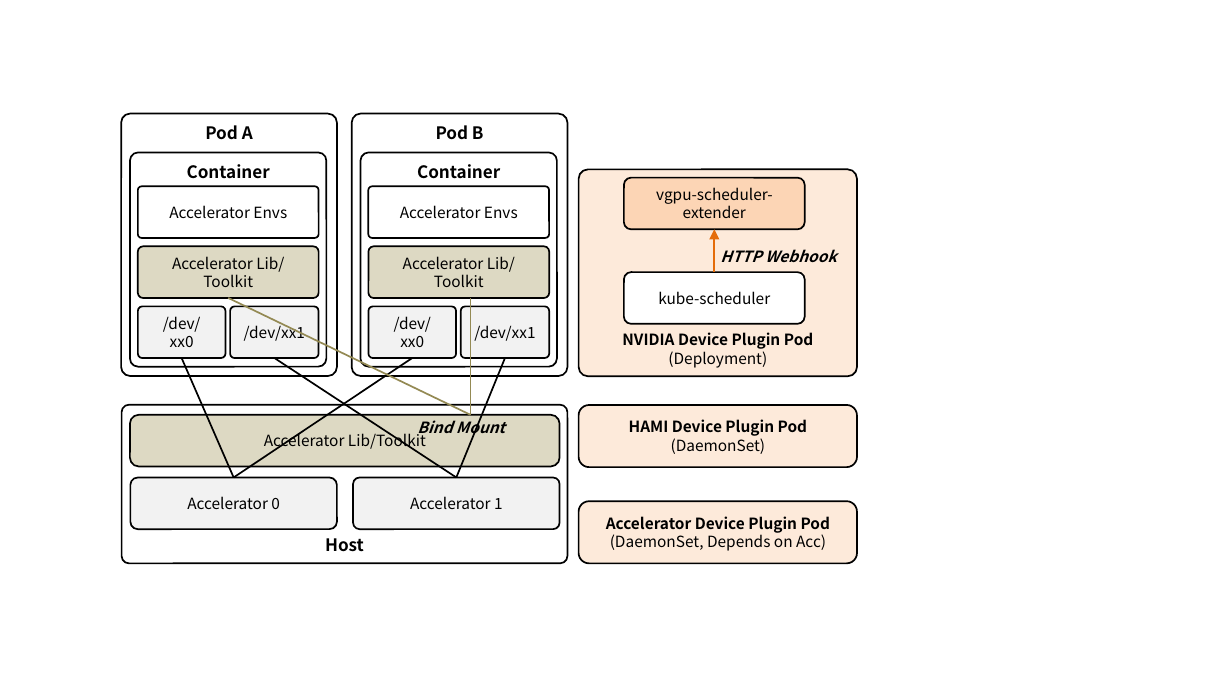
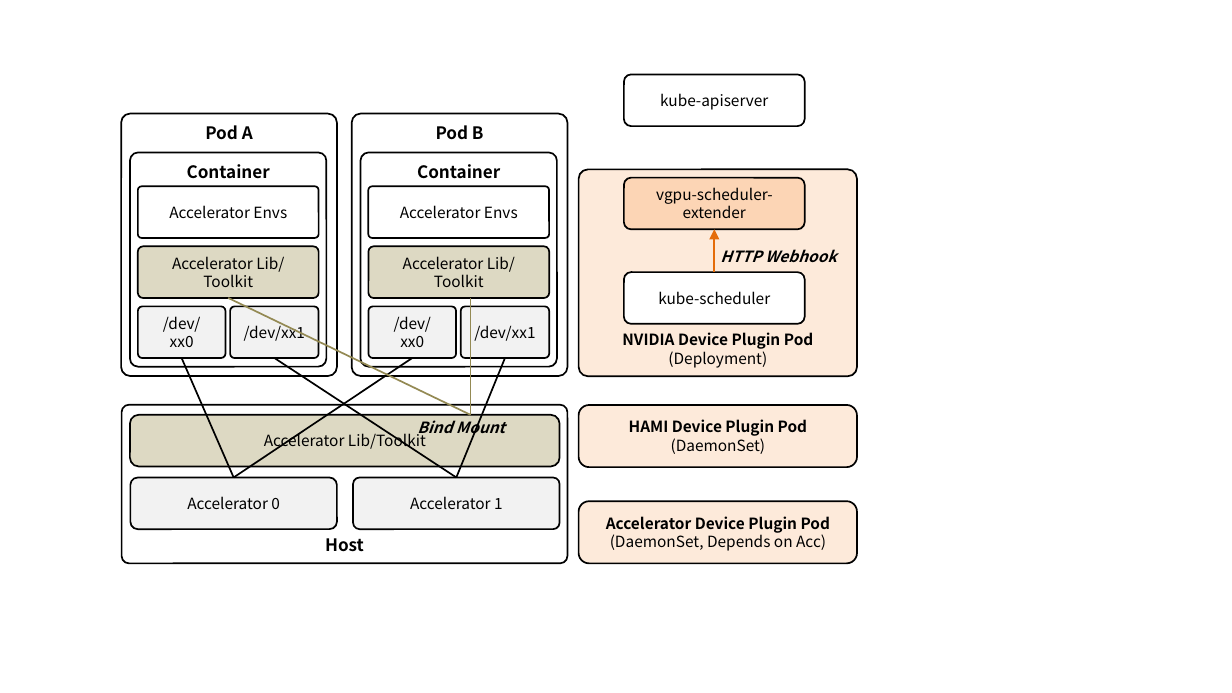
Before and after one commit to ssup2/blog-software, a slide deck: slide 1 of content/docs/theory-analysis/kubernetes-hami/images/images.pptx. Drawn at 1232x693 pixels with LibreOffice and Linux fonts; fonts in the diff are those of the drawing. Boxes give left, top, right and bottom in pixels: in the first picture for what was removed or moved away, otherwise in the second. Text is boxed around its words. In the diff, an @@ line names an element or a change of style, - is before the commit and + after.

```diff
--- a/content/docs/theory-analysis/kubernetes-hami/images/images.pptx
+++ b/content/docs/theory-analysis/kubernetes-hami/images/images.pptx
@@ rounded rectangle added at <box>623,74,804,126</box>, fill #FFFFFF, outline #000000 1 pt, 9 pt, text #000000 @@
+kube-apiserver
```
